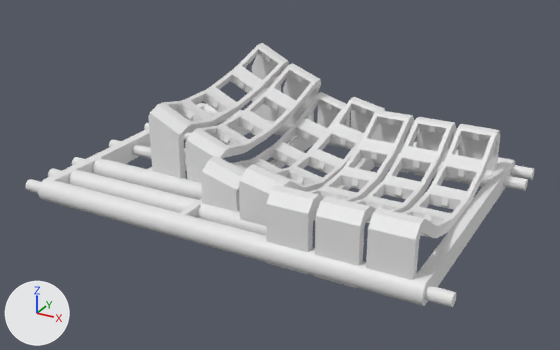
Before and after pictures for a commit that changed the Blender file models/blender/cuivienen.blend.
Rendered twice from a 50 mm lens placed at (148.0, -304.0, 156.0), pointed at (-12.0, -13.0, 10.0). Arrows for +X, +Y and +Z are at lower left; the lights stay in place.

Script lines for the objects in view, before the commit:
```python
ob_beam5_1 = bpy.data.objects.new('beam5', me_cylinder_024)
ob_beam5_1.location = (13.9, -5.7, 5.0)
ob_beam5_1.scale = (2.5, 1.0, 1.0)
ob_beam8 = bpy.data.objects.new('beam8', me_cylinder_020)
ob_beam8.location = (76.5, -5.7, 5.0)
ob_beam8.scale = (2.5, 1.0, 1.0)
ob_bolthole3 = bpy.data.objects.new('boltHole3', me_cylinder_003)
ob_bolthole3.location = (-70.5, -38.0, 5.0)
ob_bolthole3.rotation_euler = (1.571, 0.0, 1.571)  # degrees (90, 0, 90)
ob_col1 = bpy.data.objects.new('col1', me_cube_029)
ob_col1.location = (-25.0, 0.0, 103.0)
ob_col1.rotation_euler = (0.0, 0.454, 0.0)  # degrees (0, 26, 0)
ob_col2_1 = bpy.data.objects.new('col2', me_cube_027)
ob_col2_1.location = (-11.0, 0.0, 97.0)
ob_col2_1.rotation_euler = (0.0, 0.367, 0.0)  # degrees (0, 21, 0)
ob_col3 = bpy.data.objects.new('col3', me_cube_021)
ob_col3.location = (0.0, 3.0, 85.0)
ob_col3.rotation_euler = (0.0, 0.279, 0.0)  # degrees (0, 16, 0)
ob_col4 = bpy.data.objects.new('col4', me_cube_017)
ob_col4.location = (16.5, 0.0, 88.0)
ob_col4.rotation_euler = (0.0, 0.209, 0.0)  # degrees (0, 12, 0)
ob_col5 = bpy.data.objects.new('col5', me_cube_016)
ob_col5.location = (23.0, -13.0, 91.0)
ob_col5.rotation_euler = (0.0, 0.0, 3.142)  # degrees (0, 0, 180)
ob_col7 = bpy.data.objects.new('col7', me_cube_031)
ob_col7.location = (65.0, -13.0, 91.0)
ob_col7.rotation_euler = (0.0, 0.0, 3.142)  # degrees (0, 0, 180)
# me_cube_031
# before: 34 (-9.0, 51.8, -64.8) at pixel (421, 232), 35 (-9.0, 49.1, -60.6) at pixel (425, 218), 58 (-9.0, 54.0, -67.0) at pixel (419, 240), 59 (-9.0, 58.0, -65.0) at pixel (415, 239), 100 (0.0, 58.0, -65.0) at pixel (391, 234)
# before: 101 (0.0, 54.0, -67.0), 106 (0.0, 58.0, -82.0) at pixel (388, 275), 107 (-9.0, 54.0, -82.0), 108 (0.0, 54.0, -82.0), 109 (-9.0, 58.0, -82.0) at pixel (412, 281)
# before: 110 (-9.0, 54.0, -60.6) at pixel (420, 224), 111 (0.0, 54.0, -60.6) at pixel (396, 218)
# also in view: 'beam3' at (-29.0, -6.0, 5.0); 'boltHole4' at (44.0, 43.0, 5.0); 'boltHole1' at (-13.0, -69.0, 5.0); 'col6' at (44.0, -13.0, 15.0); 'bolt1' at (-13.0, -69.0, 5.0)
```
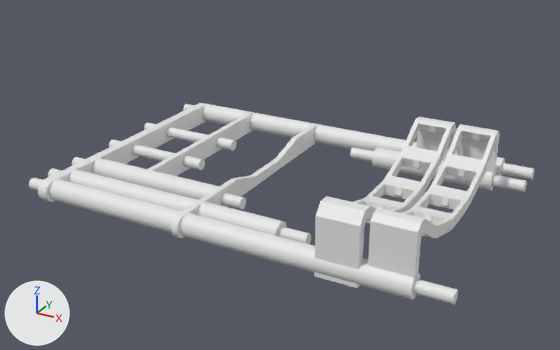
What changed in the scene script:
```text
Change me_cube_031:
    where me_cube_031.from_pydata(...)  # 112 vertices, 73 faces; spans x -9.0..0.0, y 0.0..58.0, z -82.5..-60.6
    used by ob_col7; location = (65.0, -13.0, 91.0); rotation_euler = (0.0, 0.0, 3.142), in degrees (0, 0, 180)
    verts and faces of me_cube_031; kept vertices keep their numbers, new ones are numbered from 112
    me_cube_031 part 1
    add delete_faces([(34, 35, 110, 59, 109, 107, 58)])
    add for i in [58, 59, 100, 101]: verts[i] += (0.0, -2.0, 2.0)
    add for i in [*range(106, 110)]: verts[i] += (0.0, -2.0, 0.0)
    add verts[110] = (-9.0, 53.2, -60.6)  # moved, pixel (421, 223)
    add verts[111] = (0.0, 53.2, -60.6)  # moved, pixel (397, 217)
    add faces += [(34, 35, 110), (34, 110, 59, 58), (58, 59, 109, 107)]
Change me_cylinder_020:
    where me_cylinder_020.from_pydata(...)  # 68 vertices, 36 faces; spans x -1.0..1.0, y -68.3..68.2, z -5.0..5.0
    used by ob_beam8; location = (76.5, -5.7, 5.0); scale = (2.5, 1.0, 1.0)
    me_cylinder_020 part 2: the whole mesh is scaled about its middle by (1, 0.985, 1), then moved by (0.0, 1.0, 0.0)
Change ob_col5:
    add ob_col5.hide_set(True)
Change ob_col4:
    add ob_col4.hide_set(True)
Change ob_col3:
    add ob_col3.hide_set(True)
Change ob_col2_1:
    add ob_col2_1.hide_set(True)
Change ob_col1:
    add ob_col1.hide_set(True)
Change ob_beam8:
    add ob_beam8.hide_set(True)
Change ob_beam5_1:
    add ob_beam5_1.hide_set(True)
Change ob_bolthole1:
    ob_bolthole1.location: (-18.0, -69.0, 5.0) -> (-18.0, -67.0, 5.0)
Change ob_bolthole4:
    ob_bolthole4.location: (-18.0, 43.0, 5.0) -> (-18.0, 41.0, 5.0)
Change ob_bolt1:
    ob_bolt1.location: (30.0, -69.0, 5.0) -> (30.0, -67.0, 5.0)
Change ob_bolt5:
    ob_bolt5.location: (29.5, 43.0, 5.0) -> (29.5, 41.0, 5.0)
```

Boxes (x1, y1, x2, y2) around the edits, measured in the pictures (560 x 350 px; the box of a moved part takes in the faces that stretch with it):
'boltHole1', moved
    before: (46, 181, 413, 302)
    after: (49, 179, 420, 300)
'col7', reshaped
    before: (366, 124, 500, 280)
    after: (368, 124, 500, 278)
'col5', hidden
    before: (266, 110, 415, 274)
'col1', hidden
    before: (148, 43, 289, 178)
'col2', hidden
    before: (185, 63, 321, 183)
'col4', hidden
    before: (239, 97, 385, 226)
'col3', hidden
    before: (201, 92, 350, 212)
'beam8', hidden
    before: (409, 158, 515, 306)
'boltHole4', moved
    before: (373, 153, 494, 187)
    after: (372, 147, 496, 190)
'bolt1', moved
    before: (25, 179, 456, 307)
    after: (29, 178, 458, 305)
'bolt5', moved
    before: (503, 175, 528, 191)
    after: (350, 147, 527, 192)
'beam5', hidden
    before: (257, 158, 375, 261)
part 2 of me_cylinder_020, moved or reshaped (not visible afterwards)
    before: (409, 159, 515, 306)
'boltHole5', unchanged, uncovered by the edit
    before: (203, 104, 504, 166)
    after: (202, 104, 505, 176)
'beam3', unchanged, uncovered by the edit
    before: (175, 135, 314, 238)
    after: (171, 124, 317, 238)
'beam2', unchanged, uncovered by the edit
    before: (147, 125, 249, 171)
    after: (147, 112, 253, 176)
